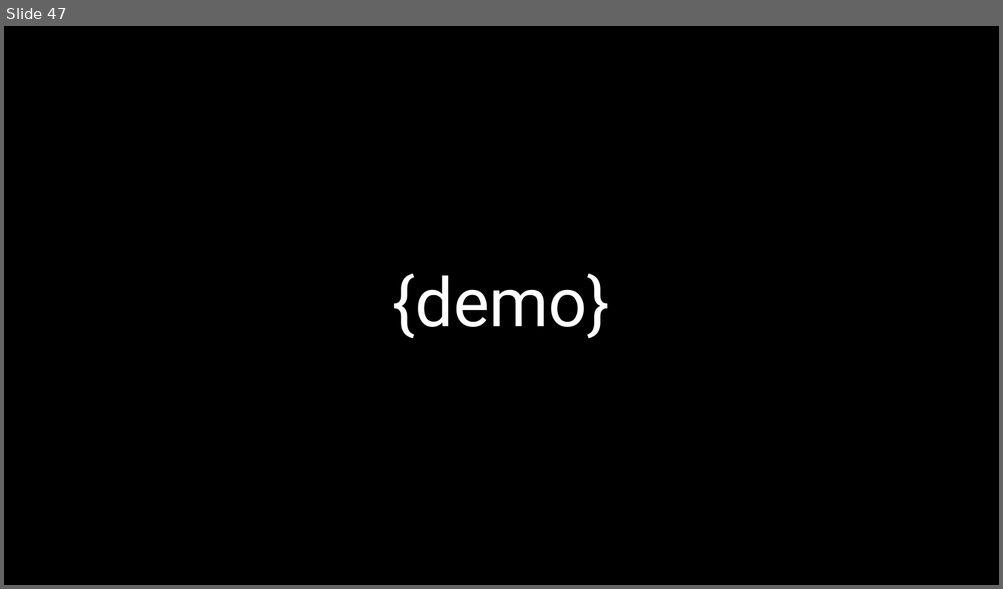
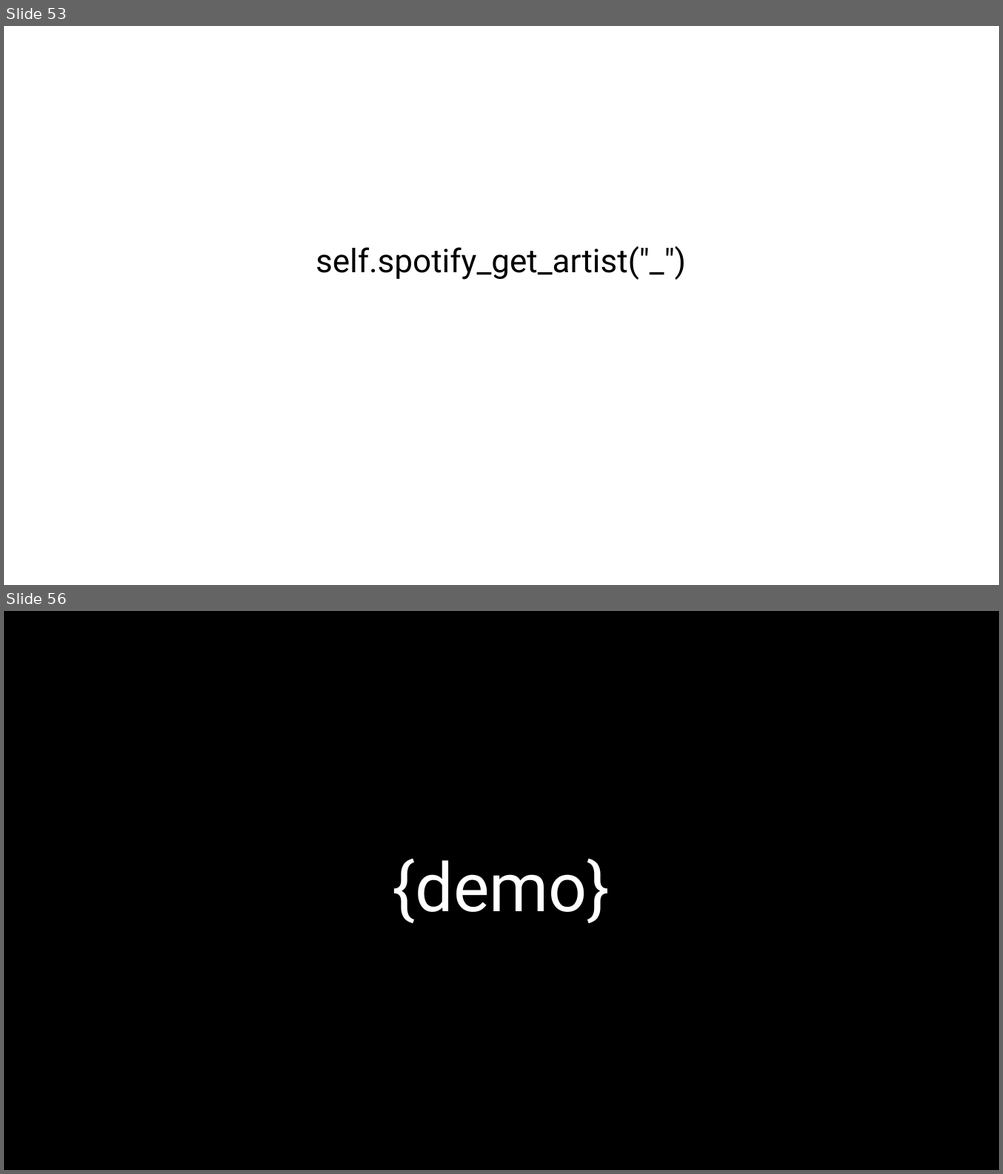
Before and after one commit to KarelZe/SSOS, a slide deck: docs/EnglishSSOS.odp. Shown one above the other, each under a label of ours: slide 47 before the commit, slides 53 and 56 after it; the slides between them are not shown. The pictures are 1003x589 and 1003x1174 pixels, drawn with LibreOffice and Linux fonts; fonts in the diff are those of the drawing. Boxes give left, top, right and bottom in pixels: in the first picture for what was removed or moved away, otherwise in the second. Text is boxed around its words. In the diff, an @@ line names an element or a change of style, - is before the commit and + after.

```diff
--- a/docs/EnglishSSOS.odp
+++ b/docs/EnglishSSOS.odp
@@ slide 53 added at box(4, 26, 999, 585), background #FFFFFF @@
@@ text added at box(316, 247, 686, 280), 26 pt, text #000000 @@
+self.spotify_get_artist("_")
@@ what was slide 47 is now slide 56 @@
```
Also in this commit, not shown: 1 slide changed, 15 other slides added, 6 slides removed, 1 other file.
